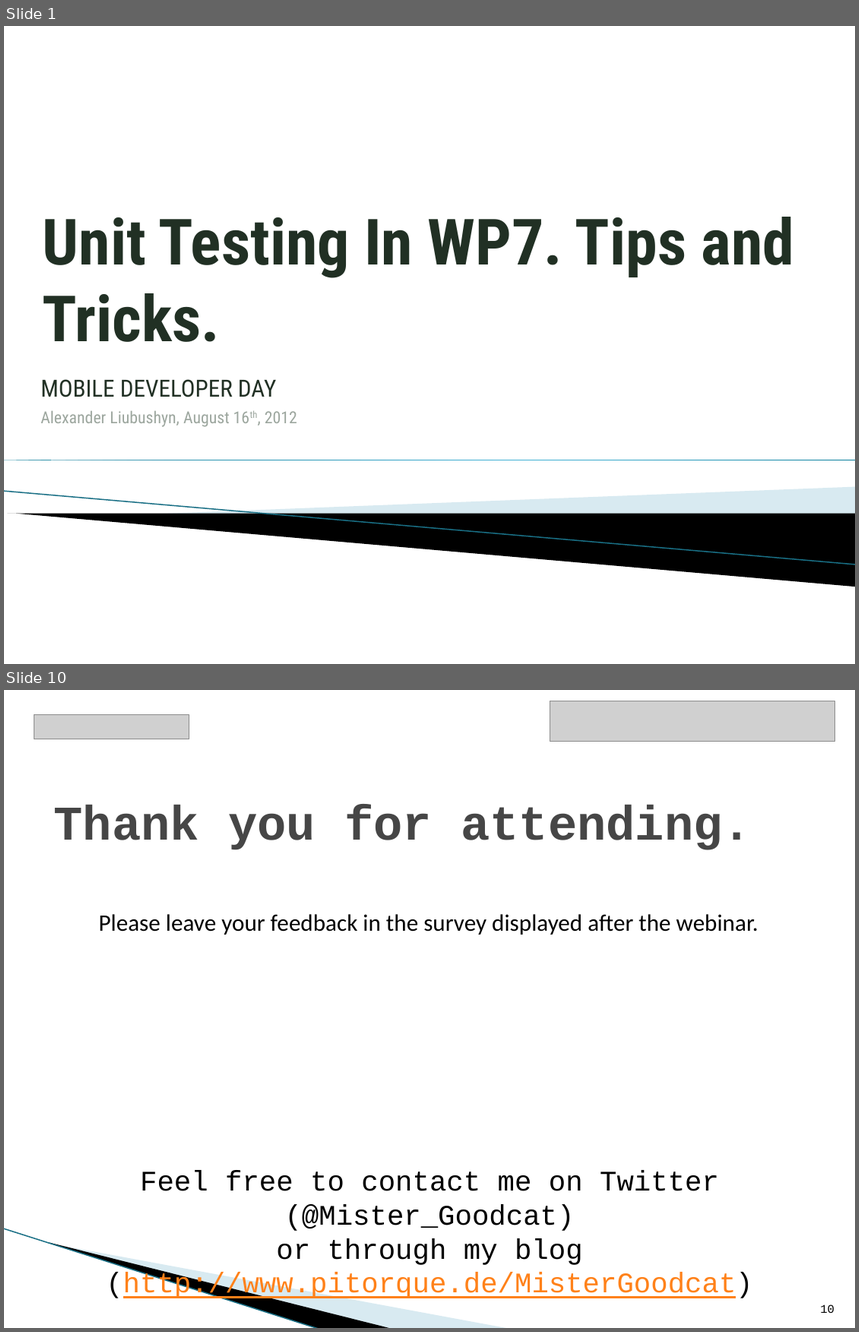
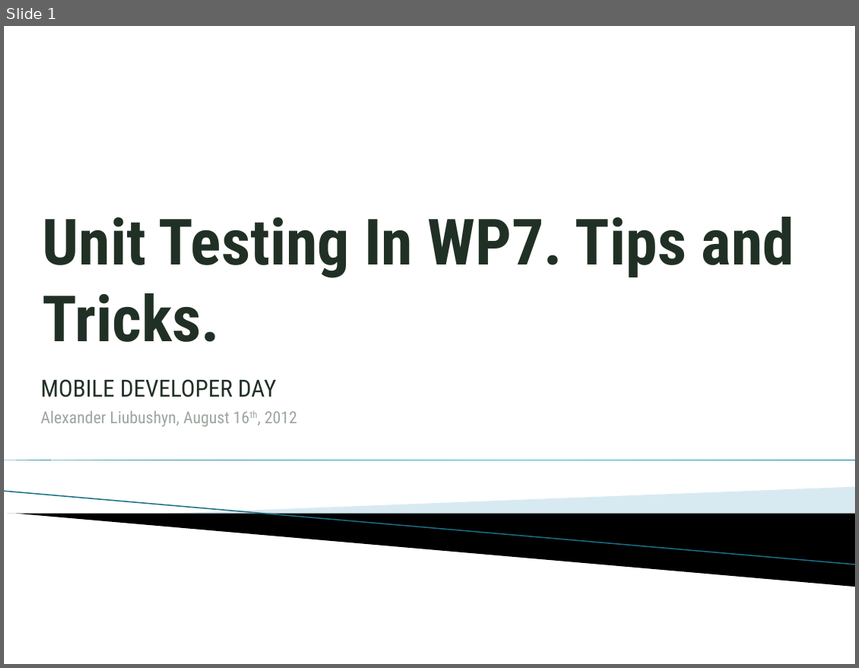
Before and after one commit to lubushyn/mddayua2012, a slide deck: Presentation/WP7_UnitTesting_Tips_And_Tricks.pptx. Shown one above the other, each under a label of ours: slides 1 and 10 before the commit, slide 1 after it; the slides between them are not shown. The pictures are 859x1332 and 859x668 pixels, drawn with LibreOffice and Linux fonts; fonts in the diff are those of the drawing; grey boxes stand for pictures; background and template pictures are left out. Boxes give left, top, right and bottom in pixels: in the first picture for what was removed or moved away, otherwise in the second. Text is boxed around its words. In the diff, an @@ line names an element or a change of style, - is before the commit and + after.

```diff
--- a/Presentation/WP7_UnitTesting_Tips_And_Tricks.pptx
+++ b/Presentation/WP7_UnitTesting_Tips_And_Tricks.pptx
@@ slide 10 removed at bbox=[4, 690, 855, 1328], background #FFFFFF @@
@@ picture removed at bbox=[550, 701, 835, 742] @@
@@ picture removed at bbox=[34, 714, 189, 739] @@
@@ title removed at bbox=[54, 806, 752, 850] @@
-Thank you for attending.
@@ text removed at bbox=[99, 914, 759, 935] @@
-Please leave your feedback in the survey displayed after the webinar.
@@ text removed at bbox=[106, 1170, 753, 1301] @@
-Feel free to contact me on Twitter (@Mister_Goodcat)
-or through my blog (http://www.pitorque.de/MisterGoodcat)
@@ line removed from (4, 1229) to (320, 1328) @@
@@ freeform shape removed at bbox=[49, 1243, 393, 1328] @@
@@ freeform shape removed at bbox=[51, 1243, 510, 1328] @@
@@ page number removed at bbox=[820, 1305, 835, 1313] @@
-10
```
Also in this commit, not shown: 7 slides changed, 2 slides added, 1 other slide removed.
